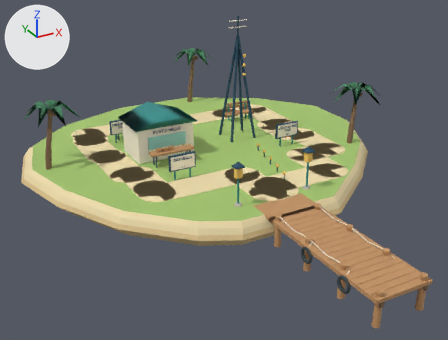
Renders of the glTF model static/models/low/connect.glb from each side of a commit.
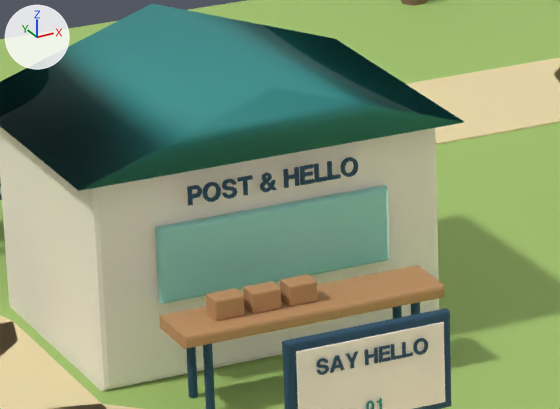
The first picture shows the older version from a camera (50 mm lens) standing at (-16.5, -30.6, 15.3) and looking at (-0.8, -2.1, 1.1). The close-ups show the older and then the newer version on the part from 27% to 48% of the width and 30% to 49% of the height of that picture. Only the edits that show in the close-ups are written down. The axes (+X, +Y, +Z) are drawn at upper left. The lights are the same throughout. Where no turn or scale is listed for an object, it has been applied to the vertices. Vertices at exactly the same position are counted once.

In view in the first close-up: 'occluder_connect_roof_teal', 'static_glass', 'static_grass', 'static_ivory', 'static_navy', 'static_sand', 'static_wood', 'station_hello_ivory', 'station_hello_navy' and 2 more.
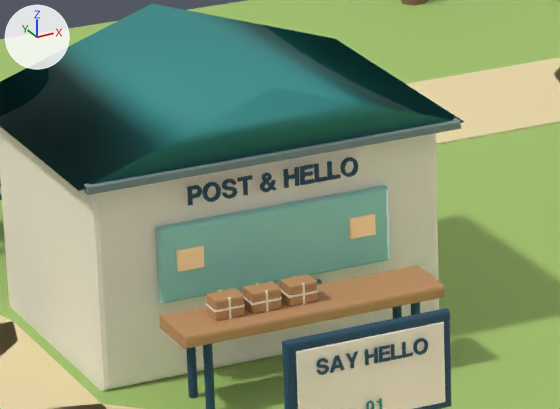
Where the change shows, as pixel boxes [x1, y1, x2, y2] in the close-ups (560 x 409 px):
'occluder_connect_roof_metal', added
    after: [84, 118, 461, 195]
'static_warmWindow', added
    after: [176, 214, 376, 272]
part 1 of me_mesh_6, added
    after: [219, 290, 232, 319]
part 2 of me_mesh_6, added
    after: [206, 303, 245, 313]
part 3 of me_mesh_6, added
    after: [256, 283, 269, 312]
part 4 of me_mesh_6, added
    after: [243, 296, 282, 305]
part 5 of me_mesh_6, added
    after: [292, 276, 305, 304]
part 6 of me_mesh_6, added
    after: [280, 289, 318, 298]

The change, as a diff of the scene's bpy script:
```diff
--- a/static/models/low/connect.glb.py
+++ b/static/models/low/connect.glb.py
@@ mat_metal @@
+mat_metal = principled_material('metal')
+mat_metal.base_color = (0.231, 0.314, 0.314)  # grey #849898
+mat_metal.metallic = 0.25
+mat_metal.roughness = 0.76
@@ mat_warmwindow @@
+mat_warmwindow = principled_material('warmWindow')
+mat_warmwindow.base_color = (0.913, 0.687, 0.407)  # beige #f5d8ab
+mat_warmwindow.roughness = 0.48
+mat_warmwindow.emission_color = (1.0, 0.565, 0.198)  # orange #ffc67b
+mat_warmwindow.emission_strength = 0.2
@@ me_mesh_6 @@
 # used by ob_static_ivory; location = (-1.531, -3.893, 1.84)
-me_mesh_6.from_pydata(...)  # 290 vertices, 524 faces; spans x -3.1..3.1, y -9.9..9.9, z -1.2..1.2
+me_mesh_6.from_pydata(...)  # 434 vertices, 788 faces; spans x -3.1..3.1, y -9.9..9.9, z -1.2..1.2
+# me_mesh_6 part 1: the loose piece of 24 vertices spanning x -3.1..0.5, y 5.3..7.9, z -1.0..1.2 is copied, and the copy is scaled about its middle by (0.0064, 0.0902, 0.0975), then moved by (-0.8, -2.0, -0.1); it spans x -2.1, y 4.5..4.7, z -0.1..0.1
+# me_mesh_6 part 2: the loose piece of 24 vertices spanning x -3.1..0.5, y 5.3..7.9, z -1.0..1.2 is copied, and the copy is scaled about its middle by (0.0836, 0.0896, 0.0101), then moved by (-0.8, -2.0, -0.1); it spans x -2.2..-1.9, y 4.5..4.7, z 0.0
+# me_mesh_6 part 3: the loose piece of 24 vertices spanning x -3.1..0.5, y 5.3..7.9, z -1.0..1.2 is copied, and the copy is scaled about its middle by (0.00606, 0.0902, 0.0975), then moved by (-0.4, -2.0, -0.1); it spans x -1.7, y 4.5..4.7, z -0.1..0.1
+# me_mesh_6 part 4: the loose piece of 24 vertices spanning x -3.1..0.5, y 5.3..7.9, z -1.0..1.2 is copied, and the copy is scaled about its middle by (0.0834, 0.0896, 0.0101), then moved by (-0.4, -2.0, -0.1); it spans x -1.8..-1.5, y 4.5..4.7, z 0.0
+# me_mesh_6 part 5: the loose piece of 24 vertices spanning x -3.1..0.5, y 5.3..7.9, z -1.0..1.2 is copied, and the copy is scaled about its middle by (0.00629, 0.0902, 0.0975), then moved by (0.0, -2.0, -0.1); it spans x -1.3, y 4.5..4.7, z -0.1..0.1
+# me_mesh_6 part 6: the loose piece of 24 vertices spanning x -3.1..0.5, y 5.3..7.9, z -1.0..1.2 is copied, and the copy is scaled about its middle by (0.0835, 0.0896, 0.0101), then moved by (0.0, -2.0, -0.1); it spans x -1.5..-1.2, y 4.5..4.7, z 0.0
 me_mesh_6.materials.append(mat_ivory)
@@ me_mesh_15_1 @@
+me_mesh_15_1.from_pydata(...)  # 24 vertices, 44 faces; spans x -1.93..1.93, y -0.05..0.05, z -0.04..0.04
+me_mesh_15_1.materials.append(mat_metal)  # grey #849898
@@ me_mesh_13_1 @@
+me_mesh_13_1.from_pydata(...)  # 48 vertices, 88 faces; spans x -1.04..1.04, y -0.02..0.02, z -0.1..0.1
+me_mesh_13_1.materials.append(mat_warmwindow)  # beige #f5d8ab, glowing orange #ffc67b
@@ ob_occluder_connect_roof_metal @@
+ob_occluder_connect_roof_metal = bpy.data.objects.new('occluder_connect_roof_metal', me_mesh_15_1)
+ob_occluder_connect_roof_metal.location = (-2.8, 1.2, 3.0)
@@ ob_static_warmwindow @@
+ob_static_warmwindow = bpy.data.objects.new('static_warmWindow', me_mesh_13_1)
+ob_static_warmwindow.location = (-2.8, 1.262, 2.1)
```
